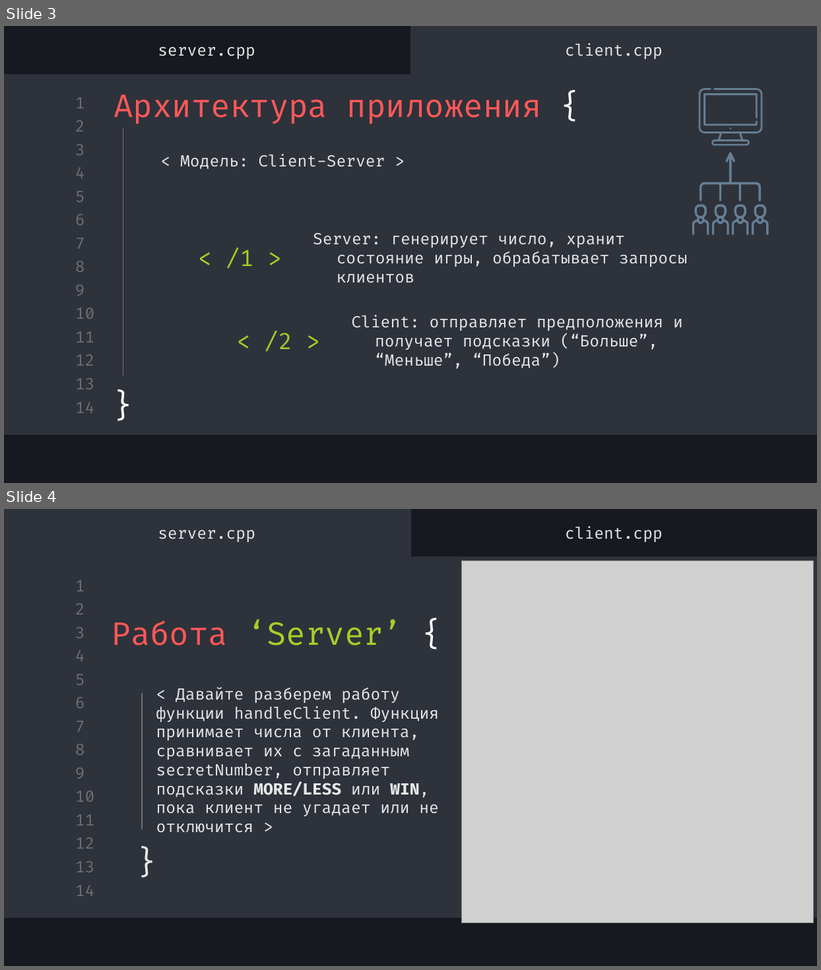
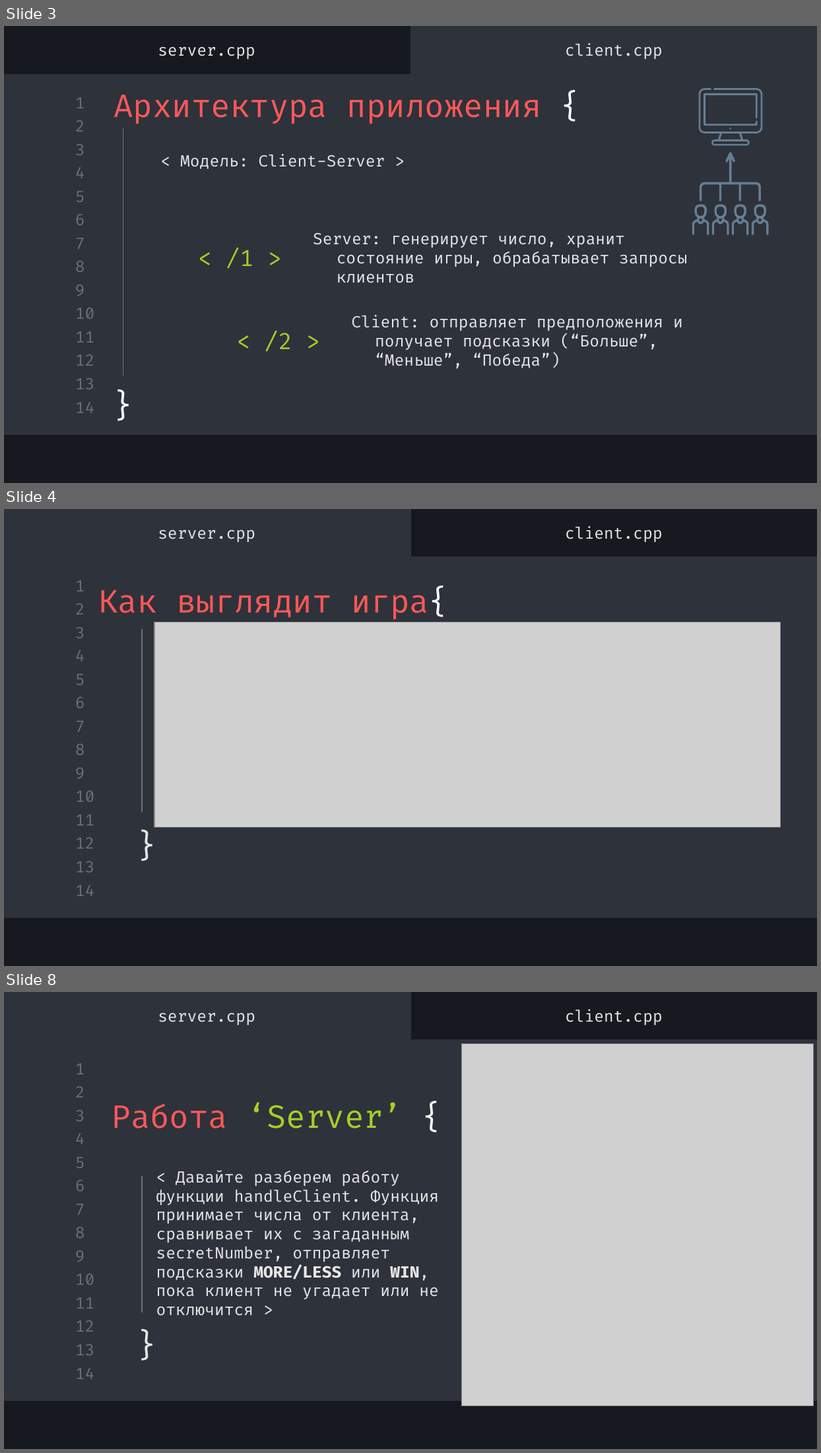
Before and after one commit to Prosta-Olya/Project_GuessNumber, a slide deck: Проект Угадай число.pptx. Shown one above the other, each under a label of ours: slides 3 and 4 before the commit, slides 3, 4 and 8 after it; the slides between them are not shown. The pictures are 821x970 and 821x1453 pixels, drawn with LibreOffice and Linux fonts; fonts in the diff are those of the drawing; grey boxes stand for pictures. Boxes give left, top, right and bottom in pixels: in the first picture for what was removed or moved away, otherwise in the second. Text is boxed around its words. In the diff, an @@ line names an element or a change of style, - is before the commit and + after.

```diff
--- a/Проект Угадай число.pptx
+++ b/Проект Угадай число.pptx
@@ slide 4 added at (4, 509, 817, 966), background #16191F; not listed: 16 template elements that a slide beside it also shows @@
@@ subtitle added at (565, 526, 663, 542), 14 pt, text #E7E7E7 @@
+client.cpp
@@ subtitle added at (158, 530, 255, 542), 14 pt, text #E7E7E7 @@
+server.cpp
@@ title added at (98, 588, 448, 623), 28 pt, text #FF5858 @@
+Как выглядит игра{
@@ picture added at (154, 623, 781, 828) @@
@@ line added from (142, 628) to (142, 813), #707070 0.75 pt @@
@@ text added at (129, 817, 174, 881), 28 pt, text #E7E7E7 @@
+}
@@ what was slide 4 is now slide 8 @@
```
Also in this commit, not shown: 3 other slides added.
